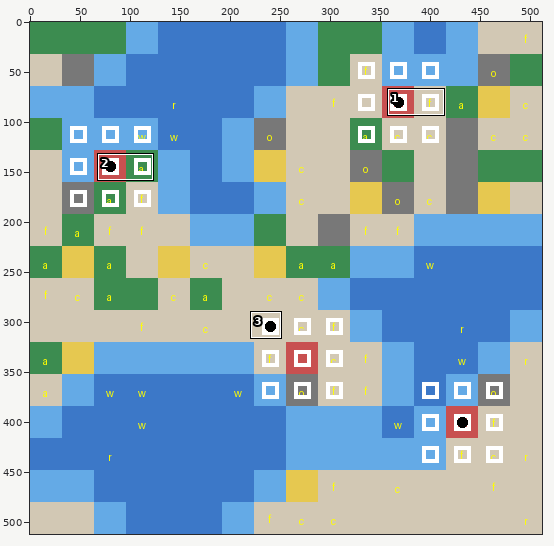
Two versions of one sprite sheet, pol_env/Tribes/img_step_3.png. The first picture is a wide view before the edit; the outline marks the close-up.
Close-up. Before the commit:
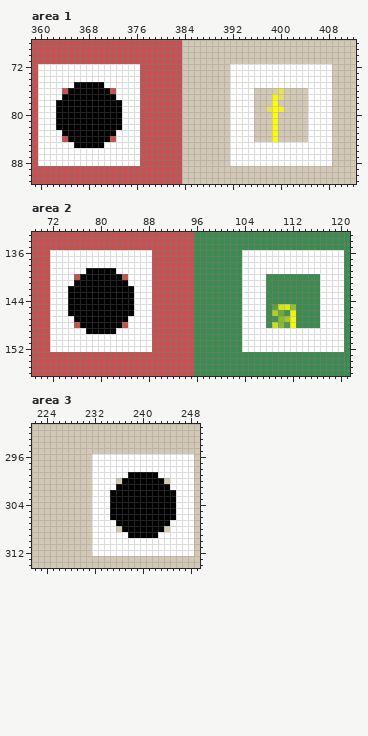
The file is 512x512 pixels. Colours within 5 levels of each other are drawn and written as one. Shown: area 1: x 359..412, y 68..91; area 2: x 69..121, y 133..156; area 3: x 222..249, y 291..314. The commit also changed other parts of the picture, which this record leaves out.
After the commit:
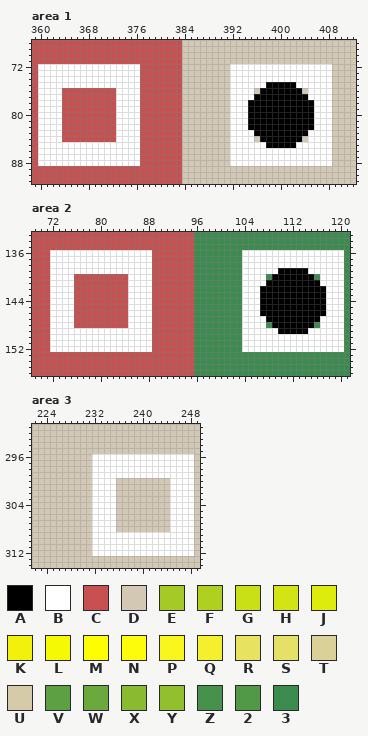
Palette (. is transparent): A #000000  B #ffffff  C #c85050  D #d2c8b4  E #a5ca25  F #afd021  G #c9df16  H #d2e413  J #deec0d  K #f1f10c  L #f5f904  M #fefe02  N #fcfc0b  P #f8f61c  Q #f4f12c  R #e7e260  S #e5e066  T #d9d198  U #d5cba9  V #5d9f43  W #6ba83d  X #89ba30  Y #92bf2d  Z #46924c  2 #519947  3 #3c8c50
From old to new:
--- area 1
@@ x 359..412 @@
 74 CBBBBBBBBBBBBBBBBBCCCCCCCDDDDDDDDBBBBBBBBBBBBBBBBBDDDD
-75 CBBBBBBAAAAABBBBBBCCCCCCCDDDDDDDDBBBBBBBBBBBBBBBBBDDDD
-76 CBBBBCAAAAAAACBBBBCCCCCCCDDDDDDDDBBBBDDDTRUDDDBBBBDDDD
-77 CBBBBAAAAAAAAABBBBCCCCCCCDDDDDDDDBBBBDDDPSUDDDBBBBDDDD
-78 CBBBAAAAAAAAAAABBBCCCCCCCDDDDDDDDBBBBDDDNDDDDDBBBBDDDD
-79 CBBBAAAAAAAAAAABBBCCCCCCCDDDDDDDDBBBBDDSMQUDDDBBBBDDDD
-80 CBBBAAAAAAAAAAABBBCCCCCCCDDDDDDDDBBBBDDDNDDDDDBBBBDDDD
-81 CBBBAAAAAAAAAAABBBCCCCCCCDDDDDDDDBBBBDDDNDDDDDBBBBDDDD
-82 CBBBAAAAAAAAAAABBBCCCCCCCDDDDDDDDBBBBDDDNDDDDDBBBBDDDD
-83 CBBBBAAAAAAAAABBBBCCCCCCCDDDDDDDDBBBBDDDNDDDDDBBBBDDDD
-84 CBBBBCAAAAAAACBBBBCCCCCCCDDDDDDDDBBBBDDDNDDDDDBBBBDDDD
-85 CBBBBBBAAAAABBBBBBCCCCCCCDDDDDDDDBBBBBBBBBBBBBBBBBDDDD
+75 CBBBBBBBBBBBBBBBBBCCCCCCCDDDDDDDDBBBBBBAAAAABBBBBBDDDD
+76 CBBBBCCCCCCCCCBBBBCCCCCCCDDDDDDDDBBBBDAAAAAAADBBBBDDDD
+77 CBBBBCCCCCCCCCBBBBCCCCCCCDDDDDDDDBBBBAAAAAAAAABBBBDDDD
+78 CBBBBCCCCCCCCCBBBBCCCCCCCDDDDDDDDBBBAAAAAAAAAAABBBDDDD
+79 CBBBBCCCCCCCCCBBBBCCCCCCCDDDDDDDDBBBAAAAAAAAAAABBBDDDD
+80 CBBBBCCCCCCCCCBBBBCCCCCCCDDDDDDDDBBBAAAAAAAAAAABBBDDDD
+81 CBBBBCCCCCCCCCBBBBCCCCCCCDDDDDDDDBBBAAAAAAAAAAABBBDDDD
+82 CBBBBCCCCCCCCCBBBBCCCCCCCDDDDDDDDBBBAAAAAAAAAAABBBDDDD
+83 CBBBBCCCCCCCCCBBBBCCCCCCCDDDDDDDDBBBBAAAAAAAAABBBBDDDD
+84 CBBBBCCCCCCCCCBBBBCCCCCCCDDDDDDDDBBBBDAAAAAAADBBBBDDDD
+85 CBBBBBBBBBBBBBBBBBCCCCCCCDDDDDDDDBBBBBBAAAAABBBBBBDDDD
 86 CBBBBBBBBBBBBBBBBBCCCCCCCDDDDDDDDBBBBBBBBBBBBBBBBBDDDD
--- area 2
@@ x 69..121 @@
 138 CCCBBBBBBBBBBBBBBBBBCCCCCCC33333333BBBBBBBBBBBBBBBBB3
-139 CCCBBBBBBAAAAABBBBBBCCCCCCC33333333BBBBBBBBBBBBBBBBB3
-140 CCCBBBBCAAAAAAACBBBBCCCCCCC33333333BBBB333333333BBBB3
-141 CCCBBBBAAAAAAAAABBBBCCCCCCC33333333BBBB333333333BBBB3
-142 CCCBBBAAAAAAAAAAABBBCCCCCCC33333333BBBB333333333BBBB3
-143 CCCBBBAAAAAAAAAAABBBCCCCCCC33333333BBBB333333333BBBB3
-144 CCCBBBAAAAAAAAAAABBBCCCCCCC33333333BBBB333333333BBBB3
-145 CCCBBBAAAAAAAAAAABBBCCCCCCC33333333BBBB3VHJY3333BBBB3
-146 CCCBBBAAAAAAAAAAABBBCCCCCCC33333333BBBB3FWZK3333BBBB3
-147 CCCBBBBAAAAAAAAABBBBCCCCCCC33333333BBBB3ZXEL3333BBBB3
-148 CCCBBBBCAAAAAAACBBBBCCCCCCC33333333BBBB3GX2L3333BBBB3
-149 CCCBBBBBBAAAAABBBBBBCCCCCCC33333333BBBBBBBBBBBBBBBBB3
+139 CCCBBBBBBBBBBBBBBBBBCCCCCCC33333333BBBBBBAAAAABBBBBB3
+140 CCCBBBBCCCCCCCCCBBBBCCCCCCC33333333BBBB3AAAAAAA3BBBB3
+141 CCCBBBBCCCCCCCCCBBBBCCCCCCC33333333BBBBAAAAAAAAABBBB3
+142 CCCBBBBCCCCCCCCCBBBBCCCCCCC33333333BBBAAAAAAAAAAABBB3
+143 CCCBBBBCCCCCCCCCBBBBCCCCCCC33333333BBBAAAAAAAAAAABBB3
+144 CCCBBBBCCCCCCCCCBBBBCCCCCCC33333333BBBAAAAAAAAAAABBB3
+145 CCCBBBBCCCCCCCCCBBBBCCCCCCC33333333BBBAAAAAAAAAAABBB3
+146 CCCBBBBCCCCCCCCCBBBBCCCCCCC33333333BBBAAAAAAAAAAABBB3
+147 CCCBBBBCCCCCCCCCBBBBCCCCCCC33333333BBBBAAAAAAAAABBBB3
+148 CCCBBBBCCCCCCCCCBBBBCCCCCCC33333333BBBB3AAAAAAA3BBBB3
+149 CCCBBBBBBBBBBBBBBBBBCCCCCCC33333333BBBBBBAAAAABBBBBB3
 150 CCCBBBBBBBBBBBBBBBBBCCCCCCC33333333BBBBBBBBBBBBBBBBB3
--- area 3
@@ x 233..247 @@
 298 BBBBBBBBBBBBBBB
-299 BBBBBAAAAABBBBB
-300 BBBDAAAAAAADBBB
-301 BBBAAAAAAAAABBB
-302 BBAAAAAAAAAAABB
-303 BBAAAAAAAAAAABB
-304 BBAAAAAAAAAAABB
-305 BBAAAAAAAAAAABB
-306 BBAAAAAAAAAAABB
-307 BBBAAAAAAAAABBB
-308 BBBDAAAAAAADBBB
-309 BBBBBAAAAABBBBB
+299 BBBBBBBBBBBBBBB
+300 BBBDDDDDDDDDBBB
+301 BBBDDDDDDDDDBBB
+302 BBBDDDDDDDDDBBB
+303 BBBDDDDDDDDDBBB
+304 BBBDDDDDDDDDBBB
+305 BBBDDDDDDDDDBBB
+306 BBBDDDDDDDDDBBB
+307 BBBDDDDDDDDDBBB
+308 BBBDDDDDDDDDBBB
+309 BBBBBBBBBBBBBBB
 310 BBBBBBBBBBBBBBB
